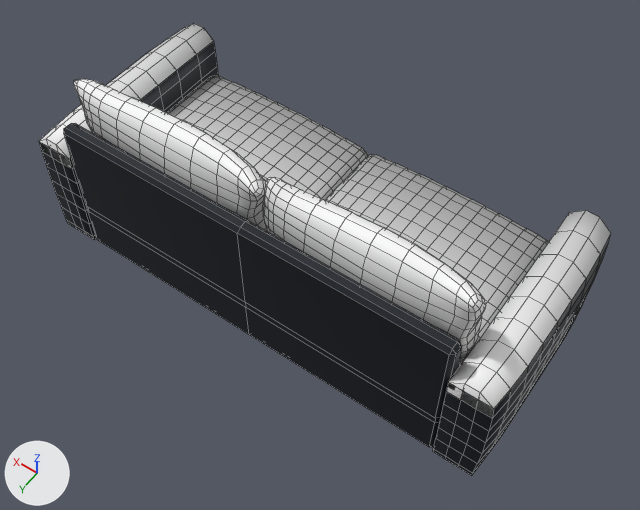
What one commit did to the FBX model Assets/Modelos Nivel 2/SofaNivel2.fbx.
Camera for both pictures: a camera (50 mm lens) standing at (-7.45, 3.49, 5.34) and looking at (-5.02, 0.09, -0.02). Every picture has the same lights, and +X, +Y and +Z are marked at lower left. Mesh edges are drawn as thin lines. Where no turn or scale is listed for an object, it has been applied to the vertices. Vertices at the same position are counted once.
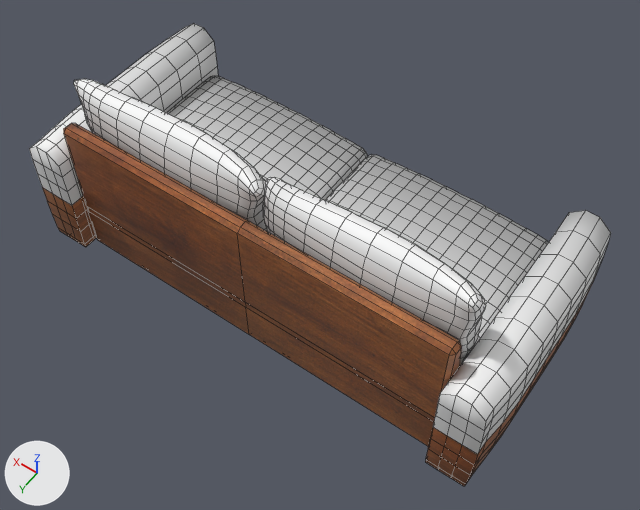
Where the newer file only moved an object's origin or applied its transform, the numbers keep the older frame.

What the commit changed:
me_cube_002 is used by ob_cube_001; location (-4.809, 0.073, 0.044).
me_cube_002 had 2605 vertices, 2601 faces and spanned x -2.04..2.05, y -1.07..0.67, z -0.77..1.05.
me_cube_002 now has 2609 vertices, 2583 faces and spans x -2.04..2.05, y -1.07..0.77, z -0.77..1.05.
Part 1, on me_cube_002:
44 vertices are removed from x -1.91..1.91, y -1.06..0.67, z -0.53..0.41.
88 faces are deleted.
4 vertices in x 1.78, y 0.67, z -0.36..0.13 move by (-0.11, 0.1, 0.0).
4 vertices in x -1.89..-1.88, y 0.67, z -0.36..0.13 move by (-0.12, 0.1, 0.0).
4 vertices in x -1.77, y 0.67, z -0.36..0.13 move by (0.1, 0.1, 0.0).
3 vertices in x 1.89, y 0.67, z -0.2..0.13 move by (0.12, 0.1, 0.0).
1 vertex moves from x 1.89, y 0.67, z -0.36 to x 2.0, y 0.77, z -0.36.
1 vertex is added at (1.88, 0.77, -0.53).
24 new vertices lie (0.0, 0.1, 0.0) away from vertices in x -2.0..2.0, y 0.67, z -0.57..0.5.
7 new vertices lie (0.11, 0.0, 0.0) away from vertices in x -1.99..1.78, y 0.67..0.77, z -0.53..0.29.
6 new vertices lie (0.11, 0.0, 0.0) away from vertices in x -1.88..1.78, y 0.77, z -0.53..0.29.
5 new vertices lie (-0.1, 0.0, 0.0) away from vertices in x -1.77..-1.67, y 0.67..0.77, z -0.36..0.29.
5 new vertices lie (0.12, 0.0, 0.0) away from vertices in x -2.0..-1.88, y 0.67..0.77, z -0.36..0.29.
38 new faces join them, mat_sofa (picture img_paleta_degrade_png).
32 new faces join them, mat_material_001 (picture img_texturaparedmadera_jpg).
me_cube_002 part 2: 418 kept faces spanning x -2.04..2.05, y -1.07..0.77, z -0.57..0.73 get new texture (UV) coordinates.
me_cube_002 part 3: 246 faces spanning x -2.04..2.05, y -1.07..0.77, z -0.57..0.73 switch from mat_sofa (picture img_paleta_degrade_png) to mat_material_001 (picture img_texturaparedmadera_jpg).

Where the change shows, as pixel boxes (x1, y1, x2, y2) in the pictures (640 x 510 px; the box of a moved part takes in the faces that stretch with it):
'Cube.001', reshaped: before (39, 23, 611, 476); after (29, 23, 611, 486)
part 1 of me_cube_002, moved or reshaped: before (39, 139, 494, 476); after (29, 139, 494, 486)
part 2 of me_cube_002, surface changed: (69, 41, 610, 441) in both
part 3 of me_cube_002, recoloured (black to brown): (64, 123, 596, 473) in both
